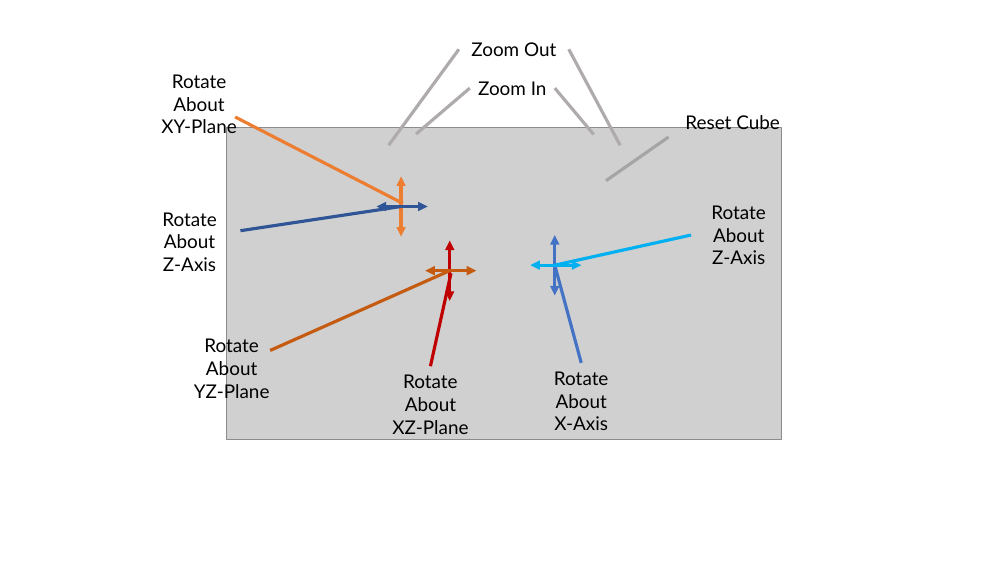
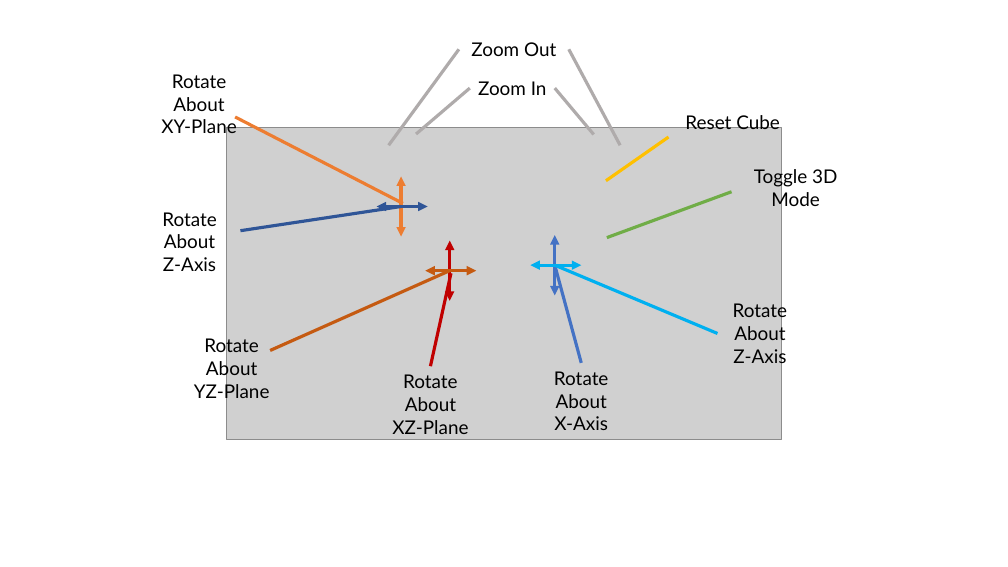
Before and after one commit to zioul123/FordieVue, a slide deck: slide 1 of docs/Controller.pptx. Drawn at 1008x567 pixels with LibreOffice and Linux fonts; fonts in the diff are those of the drawing; grey boxes stand for pictures. Boxes give left, top, right and bottom in pixels: in the first picture for what was removed or moved away, otherwise in the second. Text is boxed around its words. In the diff, an @@ line names an element or a change of style, - is before the commit and + after.

```diff
--- a/docs/Controller.pptx
+++ b/docs/Controller.pptx
@@ line (606, 181) - (668, 137): stroke #A5A5A5 3 pt to #FFC000 3 pt @@
@@ text added at [754, 167, 837, 211], 18 pt, text #000000 @@
+Toggle 3D Mode
@@ line added from (607, 237) to (732, 192), #70AD47 3 pt @@
@@ line moved from (555, 265) - (691, 235) to (555, 265) - (718, 333) @@
@@ text "Rotate About Z-Axis" rewrapped from [711, 205, 765, 264] to [733, 301, 787, 368] @@
```
Also in this commit, not shown: 5 other files.
